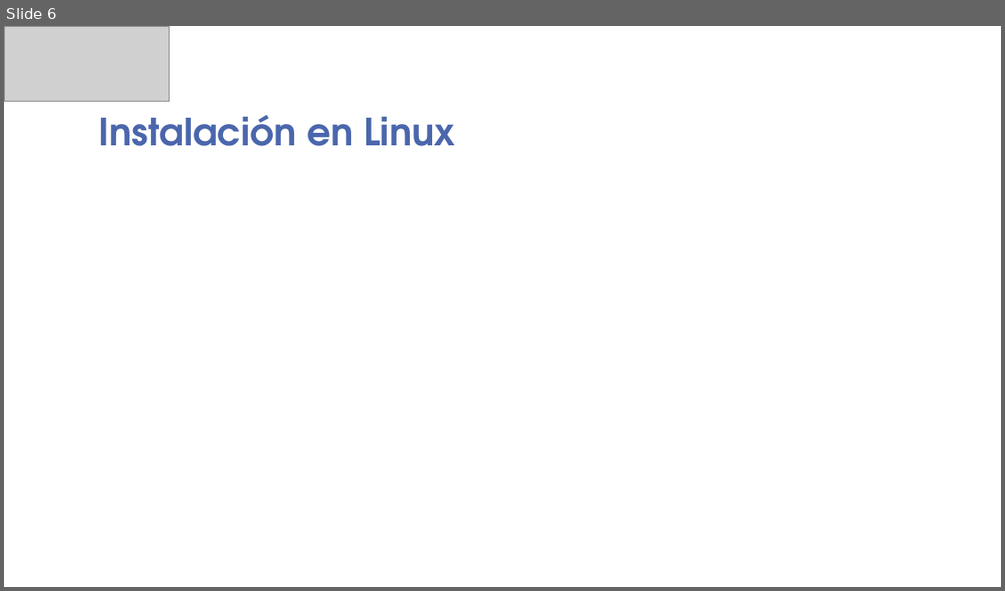
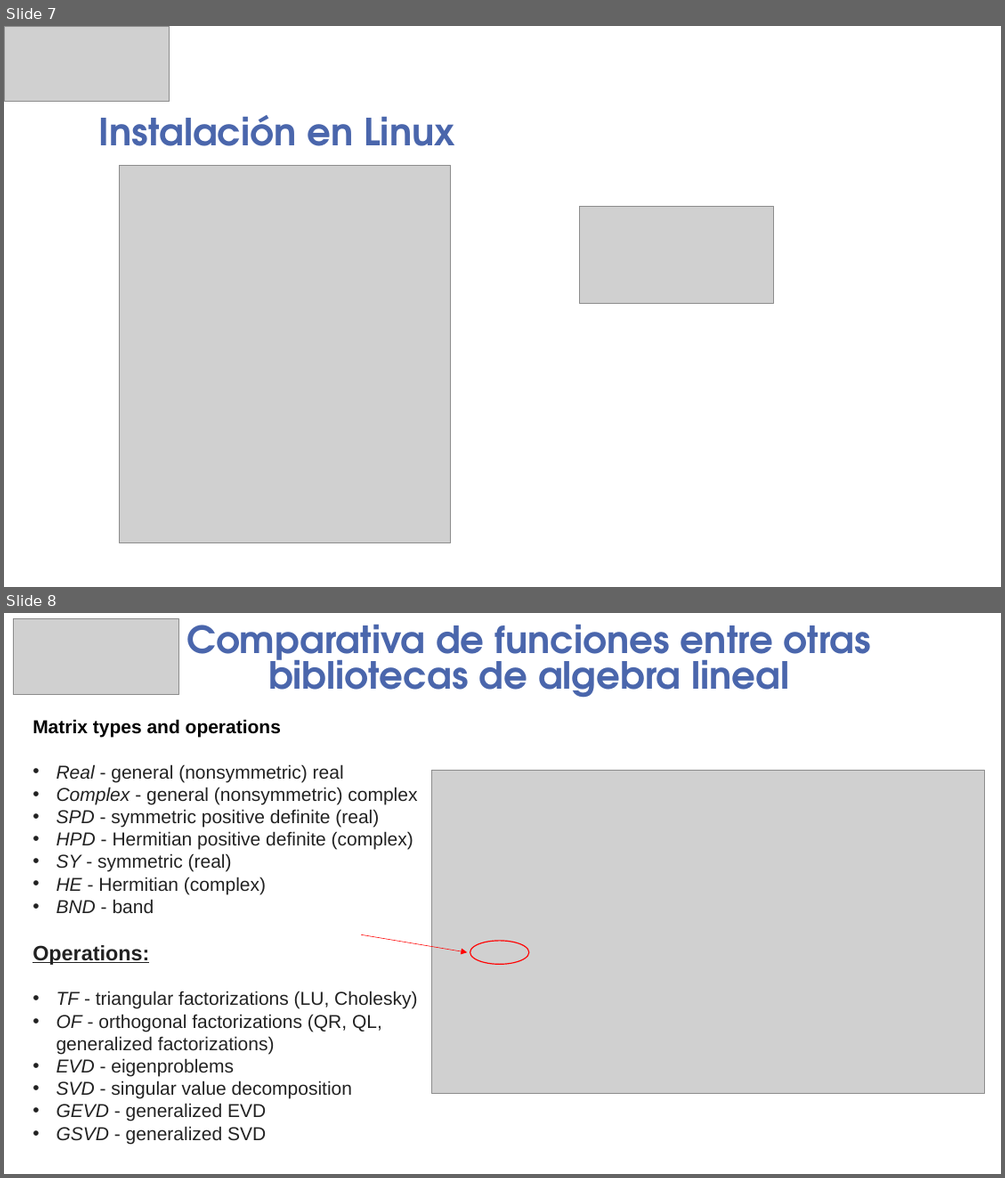
Before and after one commit to guaguaUPM/UPM, a slide deck: lu-lapack.pptx. Shown one above the other, each under a label of ours: slide 6 before the commit, slides 7 and 8 after it. The pictures are 1005x591 and 1005x1178 pixels, drawn with LibreOffice and Linux fonts; fonts in the diff are those of the drawing; grey boxes stand for pictures; background and template pictures are left out. Boxes give left, top, right and bottom in pixels: in the first picture for what was removed or moved away, otherwise in the second. Text is boxed around its words. In the diff, an @@ line names an element or a change of style, - is before the commit and + after.

```diff
--- a/lu-lapack.pptx
+++ b/lu-lapack.pptx
@@ slide 8 added at [4, 613, 1001, 1174], background picture (left out) @@
@@ picture added at [14, 619, 179, 695] @@
@@ title added at [186, 625, 871, 698], 36 pt, text #4A66AC, bold @@
+Comparativa de funciones entre otras bibliotecas de algebra lineal
@@ text added at [32, 719, 417, 1143], 18 pt, text #222222 @@
+Matrix types and operations
+• Real - general (nonsymmetric) real
+• Complex - general (nonsymmetric) complex
+• SPD - symmetric positive definite (real)
+• HPD - Hermitian positive definite (complex)
+• SY - symmetric (real)
+• HE - Hermitian (complex)
+• BND - band
+Operations:
+• TF - triangular factorizations (LU, Cholesky)
+• OF - orthogonal factorizations (QR, QL, generalized factorizations)
+• EVD - eigenproblems
+• SVD - singular value decomposition
+• GEVD - generalized EVD
+• GSVD - generalized SVD
@@ picture added at [432, 770, 984, 1094] @@
@@ arrow added from (361, 934) to (467, 952), #FF0000 0.5 pt @@
@@ ellipse added at [469, 941, 529, 964], outline #FF0000 1 pt @@
@@ what was slide 6 is now slide 7 @@
@@ slide 7 changed as well @@
@@ picture added at [120, 165, 451, 543] @@
@@ picture added at [579, 206, 774, 303] @@
```
Also in this commit, not shown: 6 other slides changed, 1 other slide added.
